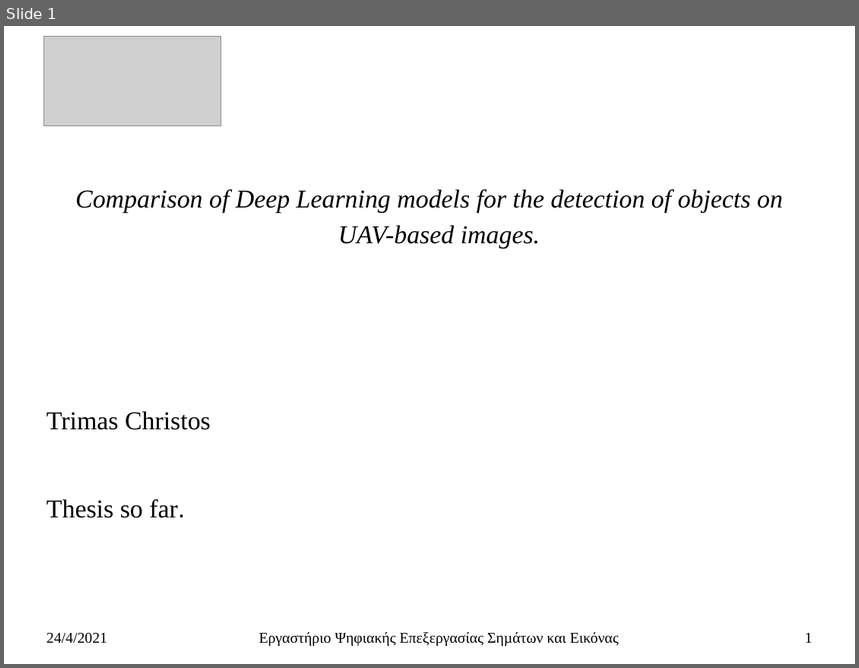
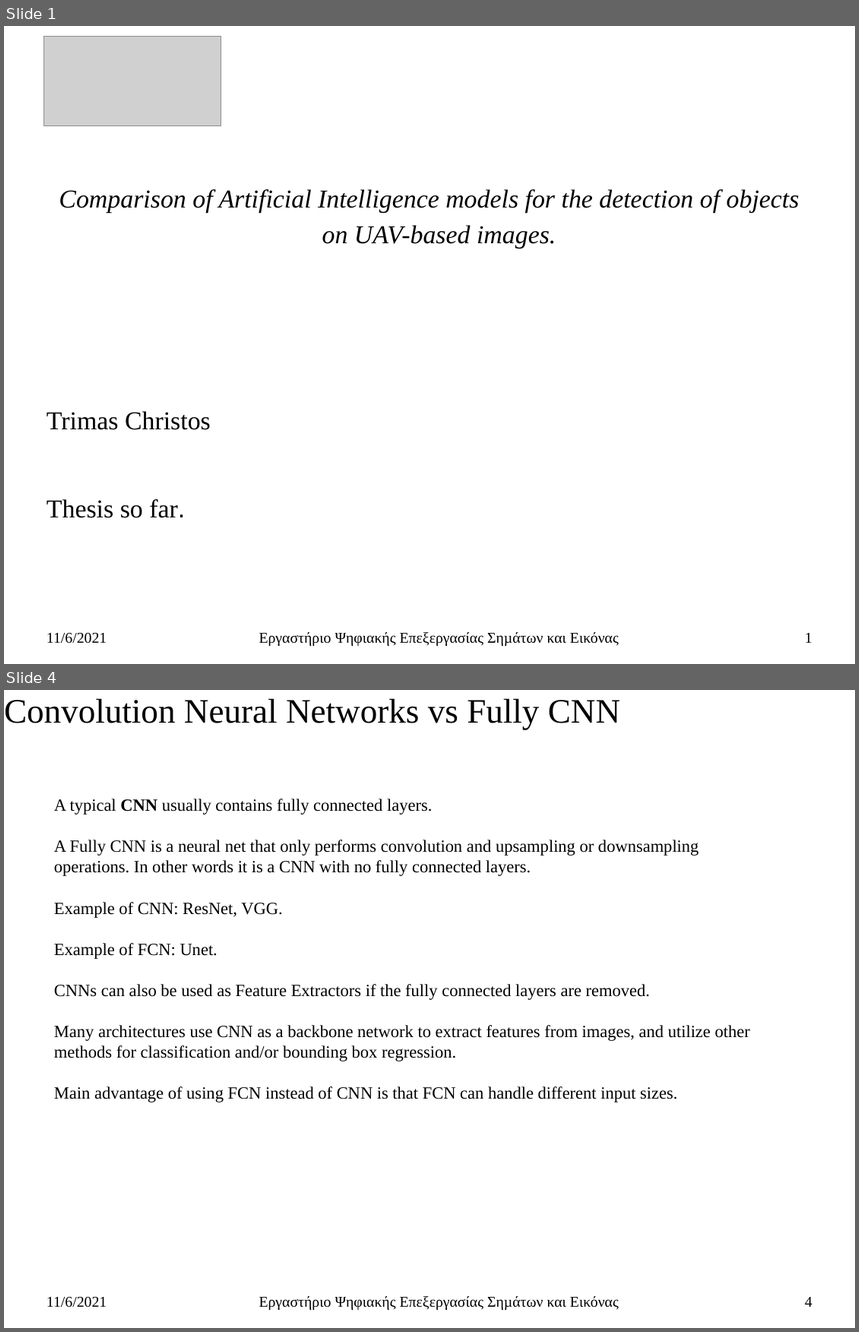
Before and after one commit to ChristosTrimas/ai-detection-systems, a slide deck: thesis/thesis_so_far_presentation_v_0_2.pptx. Shown one above the other, each under a label of ours: slide 1 before the commit, slides 1 and 4 after it; the slides between them are not shown. The pictures are 859x668 and 859x1332 pixels, drawn with LibreOffice and Linux fonts; fonts in the diff are those of the drawing; grey boxes stand for pictures. Boxes give left, top, right and bottom in pixels: in the first picture for what was removed or moved away, otherwise in the second. Text is boxed around its words. In the diff, an @@ line names an element or a change of style, - is before the commit and + after.

```diff
--- a/thesis/thesis_so_far_presentation_v_0_2.pptx
+++ b/thesis/thesis_so_far_presentation_v_0_2.pptx
@@ slide 4 added at bbox=[4, 690, 855, 1328], background #FFFFFF @@
@@ subtitle added at bbox=[4, 698, 620, 730], 32 pt, text #000000 @@
+Convolution Neural Networks vs Fully CNN
@@ text added at bbox=[54, 799, 750, 1103], 16 pt, text #000000 @@
+A typical CNN usually contains fully connected layers.
+A Fully CNN is a neural net that only performs convolution and upsampling or downsampling operations. In other words it is a CNN with no fully connected layers.
+Example of CNN: ResNet, VGG.
+Example of FCN: Unet.
+CNNs can also be used as Feature Extractors if the fully connected layers are removed.
+Many architectures use CNN as a backbone network to extract features from images, and utilize other methods for classification and/or bounding box regression.
+Main advantage of using FCN instead of CNN is that FCN can handle different input sizes.
@@ text added at bbox=[47, 1297, 107, 1308], 14 pt, text #000000 @@
+11/6/2021
@@ text added at bbox=[259, 1296, 619, 1311], 14 pt, text #000000 @@
+Εργαστήριο Ψηφιακής Επεξεργασίας Σηµάτων και Εικόνας
@@ page number added at bbox=[805, 1297, 813, 1307], 14 pt, text #000000 @@
+4
@@ slide 1 changed as well @@
@@ subtitle at bbox=[59, 189, 800, 249]: text changed @@
-Comparison of Deep Learning models for the detection of objects on UAV-based images.
+Comparison of Artificial Intelligence models for the detection of objects on UAV-based images.
@@ text at bbox=[47, 633, 107, 644]: text changed @@
-24/4/2021
+11/6/2021
```
Also in this commit, not shown: 13 other slides changed, 13 other slides added, 1 slide removed, 2 other files.
